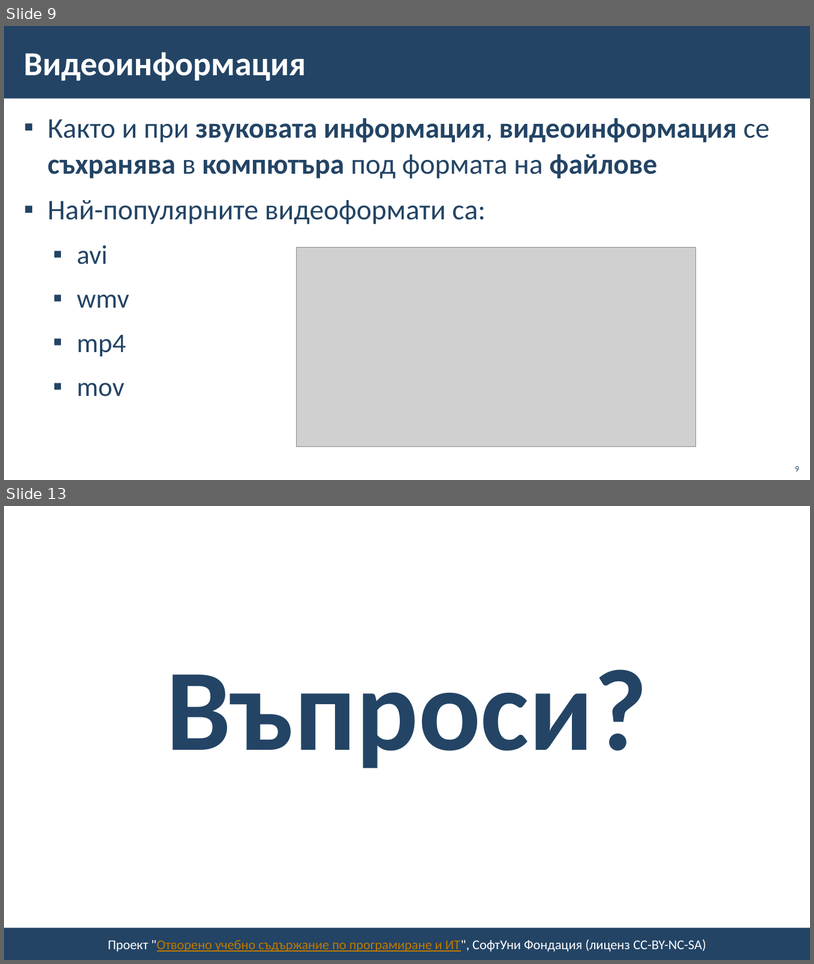
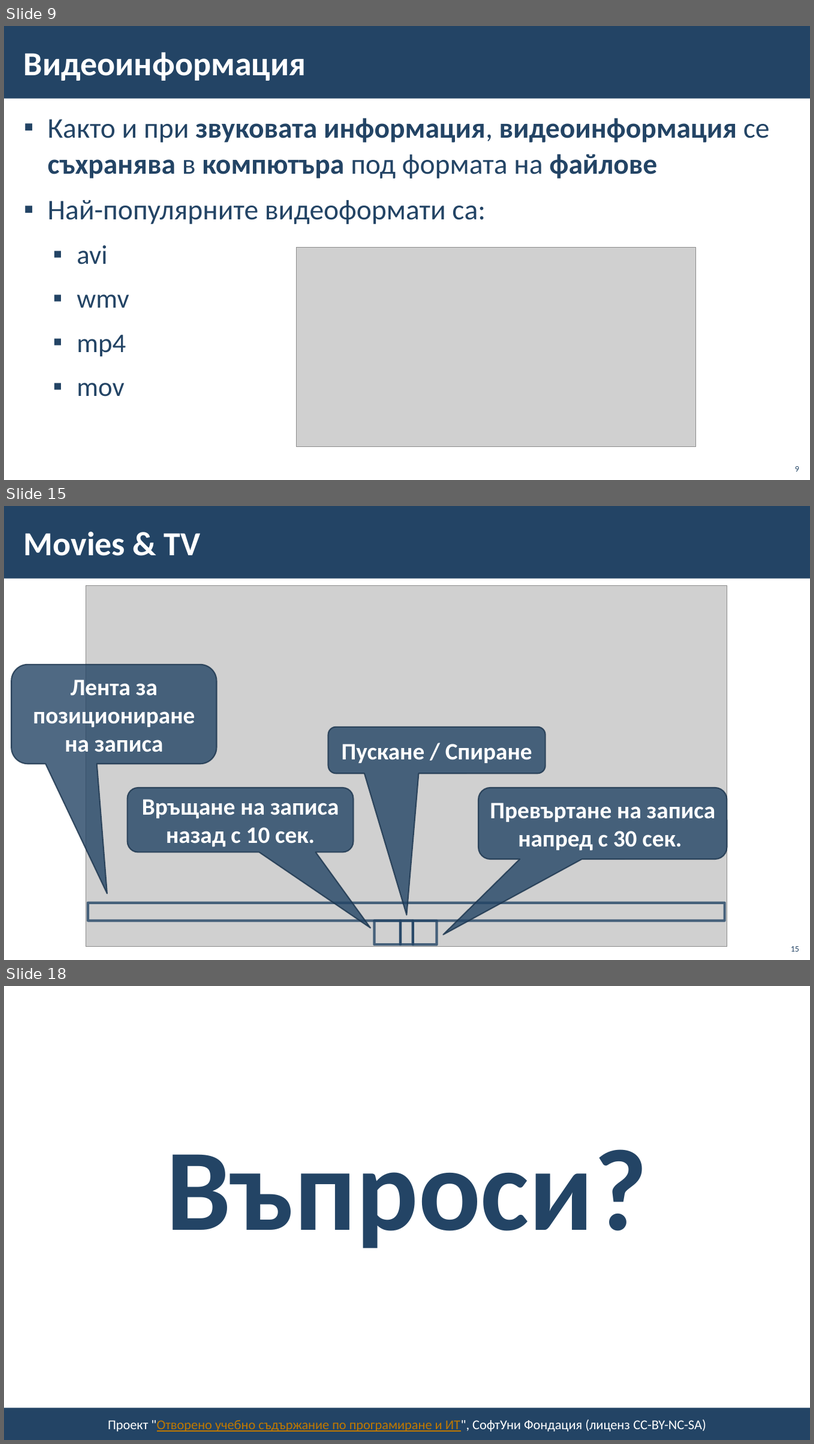
Before and after one commit to BG-IT-Edu/School-Programming, a slide deck: Courses/Computer-Modeling-and-IT/Computer-Modeling-and-IT-5-Class/10-Working-With-Sound-and-Video-Information/10-Working-With-Sound-and-Video-Information.pptx. Shown one above the other, each under a label of ours: slides 9 and 13 before the commit, slides 9, 15 and 18 after it; the slides between them are not shown. The pictures are 814x964 and 814x1444 pixels, drawn with LibreOffice and Linux fonts; fonts in the diff are those of the drawing; grey boxes stand for pictures; background and template pictures are left out. Boxes give left, top, right and bottom in pixels: in the first picture for what was removed or moved away, otherwise in the second. Text is boxed around its words. In the diff, an @@ line names an element or a change of style, - is before the commit and + after.

```diff
--- a/Courses/Computer-Modeling-and-IT/Computer-Modeling-and-IT-5-Class/10-Working-With-Sound-and-Video-Information/10-Working-With-Sound-and-Video-Information.pptx
+++ b/Courses/Computer-Modeling-and-IT/Computer-Modeling-and-IT-5-Class/10-Working-With-Sound-and-Video-Information/10-Working-With-Sound-and-Video-Information.pptx
@@ slide 15 added at (4, 506, 810, 960), background #FFFFFF; not listed: 1 template element that a slide beside it also shows @@
@@ title added at (24, 531, 201, 556), 40 pt, text #FFFFFF, bold @@
+Movies & TV
@@ picture added at (86, 585, 728, 946) @@
@@ rounded speech box added at (11, 664, 217, 764), fill #234465 at 80% opacity, outline #1A334C 1.5 pt, 28 pt, text #FFFFFF, bold @@
+Лента за позициониране на записа
@@ rounded speech box added at (328, 727, 545, 774), fill #234465 at 80% opacity, outline #1A334C 1.5 pt, 28 pt, text #FFFFFF, bold @@
+Пускане / Спиране
@@ rounded speech box added at (128, 787, 354, 852), fill #234465 at 80% opacity, outline #1A334C 1.5 pt, 28 pt, text #FFFFFF, bold @@
+Връщане на записа назад с 10 сек.
@@ rounded speech box added at (479, 787, 728, 859), fill #234465 at 80% opacity, outline #1A334C 1.5 pt, 28 pt, text #FFFFFF, bold @@
+Превъртане на записа напред с 30 сек.
@@ rectangle added at (88, 903, 725, 921), outline #234465 3 pt @@
@@ rectangle added at (375, 921, 401, 944), outline #234465 3 pt @@
@@ rectangle added at (401, 921, 414, 944), outline #234465 3 pt @@
@@ rectangle added at (414, 921, 437, 944), outline #234465 3 pt @@
@@ page number added at (791, 946, 800, 951), 10 pt, text #234465 @@
+15
@@ what was slide 13 is now slide 18 @@
```
Also in this commit, not shown: 5 slides changed, 4 other slides added, 3 other files.
